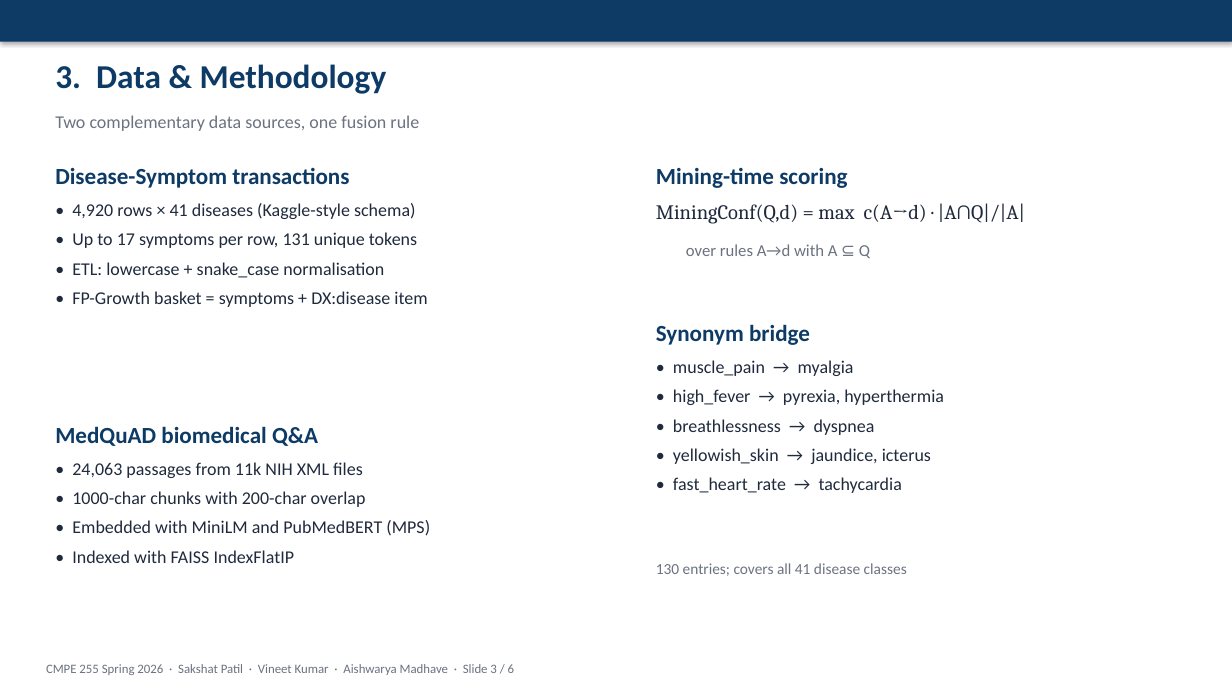
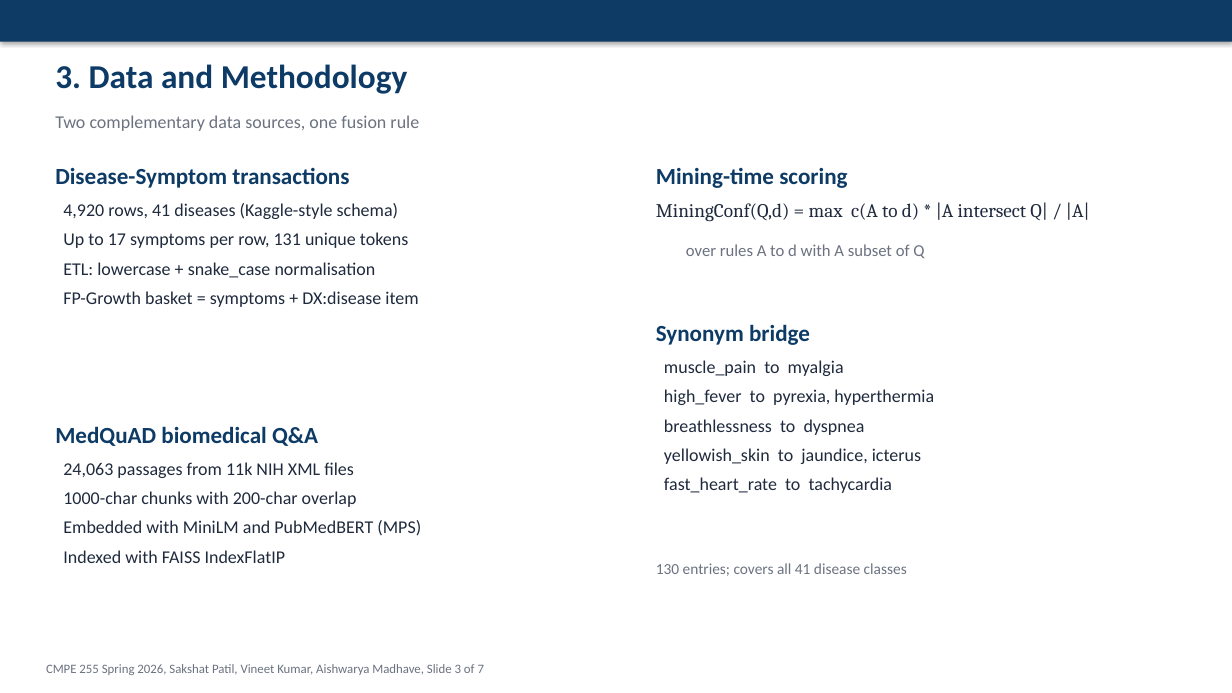
Before and after one commit to sakshat-patil/Symptom-Based-Disease-Identification-via-RAG, a slide deck: slide 4 of deliverables/slides/presentation.pptx. Drawn at 1232x693 pixels with LibreOffice and Linux fonts; fonts in the diff are those of the drawing. Boxes give left, top, right and bottom in pixels: in the first picture for what was removed or moved away, otherwise in the second. Text is boxed around its words. In the diff, an @@ line names an element or a change of style, - is before the commit and + after.

```diff
--- a/deliverables/slides/presentation.pptx
+++ b/deliverables/slides/presentation.pptx
@@ text at (x1=55, y1=64, x2=408, y2=94): text changed @@
-3. Data & Methodology
+3. Data and Methodology
@@ text at (x1=63, y1=203, x2=418, y2=307): text changed @@
-• 4,920 rows × 41 diseases (Kaggle-style schema)
-• Up to 17 symptoms per row, 131 unique tokens
-• ETL: lowercase + snake_case normalisation
-• FP-Growth basket = symptoms + DX:disease item
+4,920 rows, 41 diseases (Kaggle-style schema)
+Up to 17 symptoms per row, 131 unique tokens
+ETL: lowercase + snake_case normalisation
+FP-Growth basket = symptoms + DX:disease item
@@ text at (x1=656, y1=202, x2=1090, y2=222): text changed; size 16 to 15 pt @@
-MiningConf(Q,d) = max c(A→d) · |A∩Q|/|A|
+MiningConf(Q,d) = max c(A to d) * |A intersect Q| / |A|
@@ text at (x1=686, y1=244, x2=924, y2=258): text changed @@
-over rules A→d with A ⊆ Q
+over rules A to d with A subset of Q
@@ text at (x1=664, y1=360, x2=934, y2=493): text changed @@
-• muscle_pain → myalgia
-• high_fever → pyrexia, hyperthermia
-• breathlessness → dyspnea
-• yellowish_skin → jaundice, icterus
-• fast_heart_rate → tachycardia
+muscle_pain to myalgia
+high_fever to pyrexia, hyperthermia
+breathlessness to dyspnea
+yellowish_skin to jaundice, icterus
+fast_heart_rate to tachycardia
@@ text at (x1=63, y1=462, x2=421, y2=563): text changed @@
-• 24,063 passages from 11k NIH XML files
-• 1000-char chunks with 200-char overlap
-• Embedded with MiniLM and PubMedBERT (MPS)
-• Indexed with FAISS IndexFlatIP
+24,063 passages from 11k NIH XML files
+1000-char chunks with 200-char overlap
+Embedded with MiniLM and PubMedBERT (MPS)
+Indexed with FAISS IndexFlatIP
@@ text at (x1=46, y1=664, x2=484, y2=675): text changed @@
-CMPE 255 Spring 2026 · Sakshat Patil · Vineet Kumar · Aishwarya Madhave · Slide 3 / 6
+CMPE 255 Spring 2026, Sakshat Patil, Vineet Kumar, Aishwarya Madhave, Slide 3 of 7
```
Also in this commit, not shown: 6 other slides changed, 1 slide added, 19 other files.
